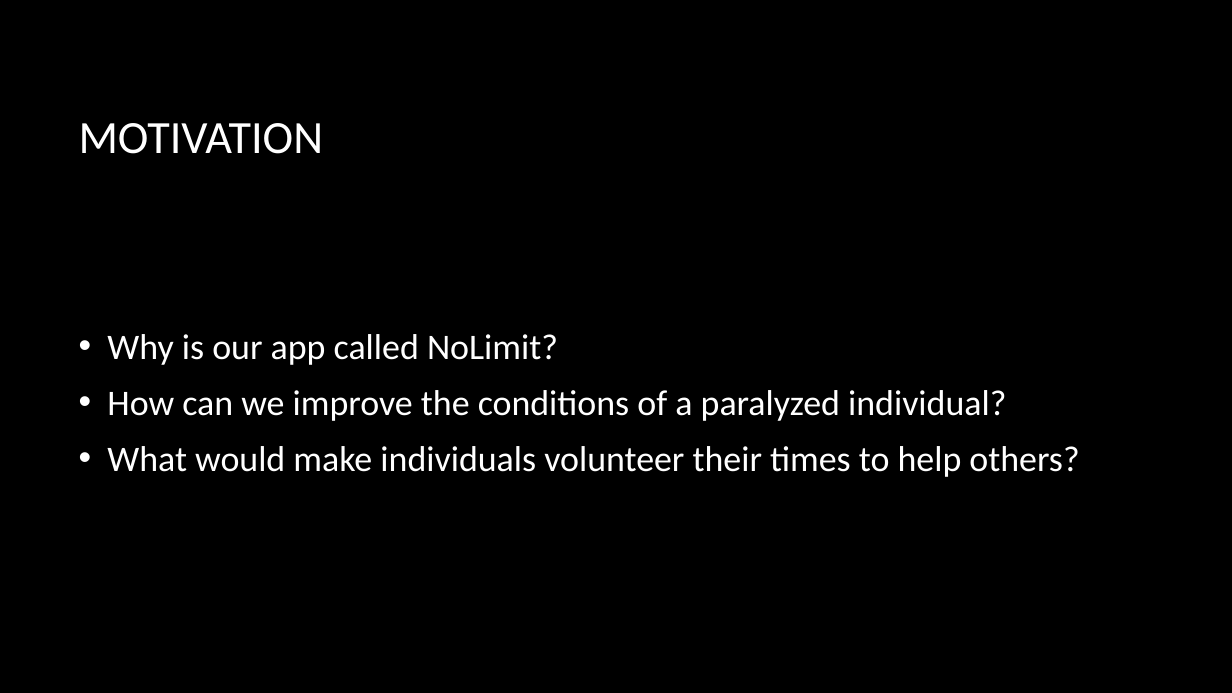
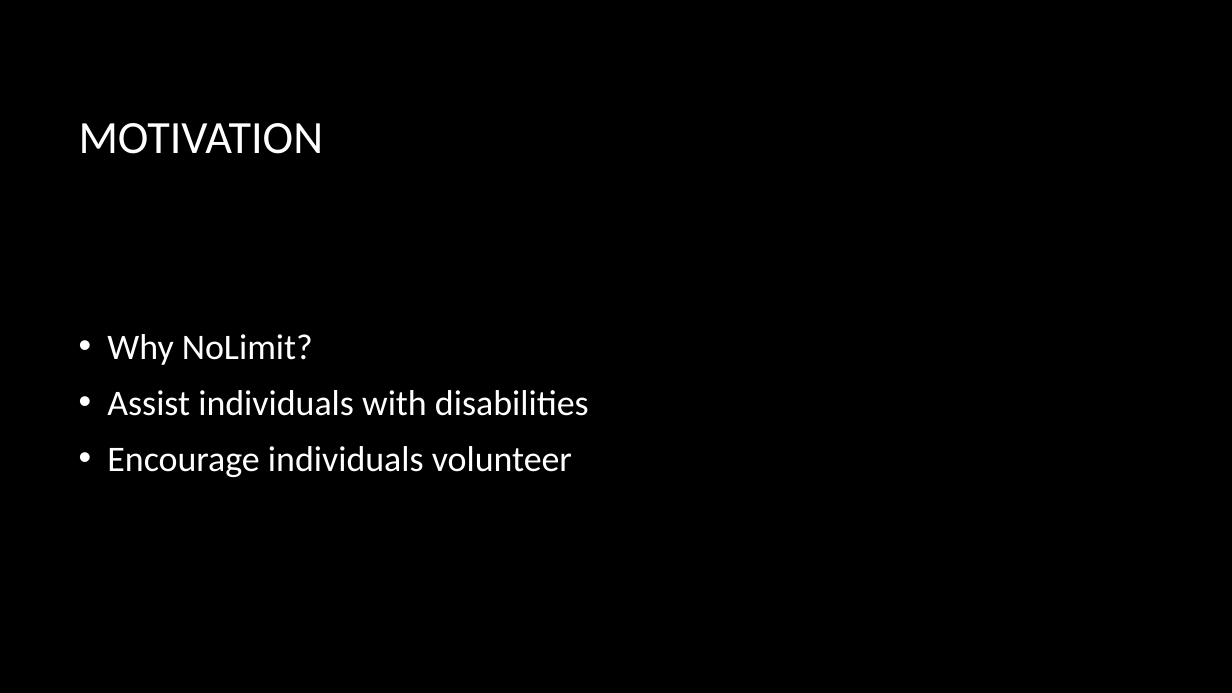
Before and after one commit to Tampa2016/team-2, a slide deck: slide 2 of noLimit (Team-2).pptx. Drawn at 1232x693 pixels with LibreOffice and Linux fonts; fonts in the diff are those of the drawing; background and template pictures are left out. Boxes give left, top, right and bottom in pixels: in the first picture for what was removed or moved away, otherwise in the second. Text is boxed around its words. In the diff, an @@ line names an element or a change of style, - is before the commit and + after.

```diff
--- a/noLimit (Team-2).pptx
+++ b/noLimit (Team-2).pptx
@@ text at box(107, 334, 589, 477): text changed @@
-• Why is our app called NoLimit?
-• How can we improve the conditions of a paralyzed individual?
-• What would make individuals volunteer their times to help others?
+• Why NoLimit?
+• Assist individuals with disabilities
+• Encourage individuals volunteer
```
Also in this commit, not shown: 2 other slides changed, 3 slides added, 44 other files.
